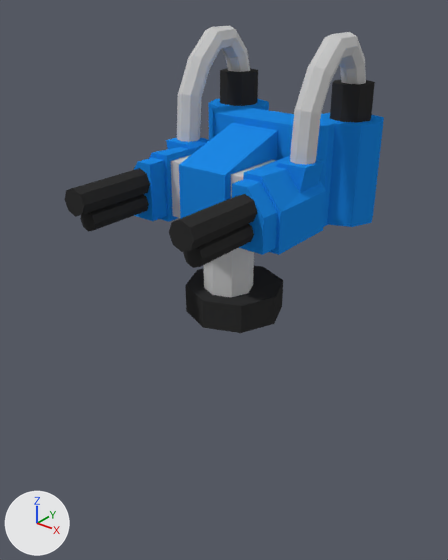
The Blender file Symbiosis/Assets/Models/Enemies_new/turret-blue.blend, before and after one commit.
Before and after are seen from a 50 mm lens placed at (1.74, -2.27, 1.55), pointed at (-0.01, -0.08, 0.19). Lighting does not change. The marker at lower left points along +X, +Y and +Z.

The first picture shows 'Base', 'Turret'.
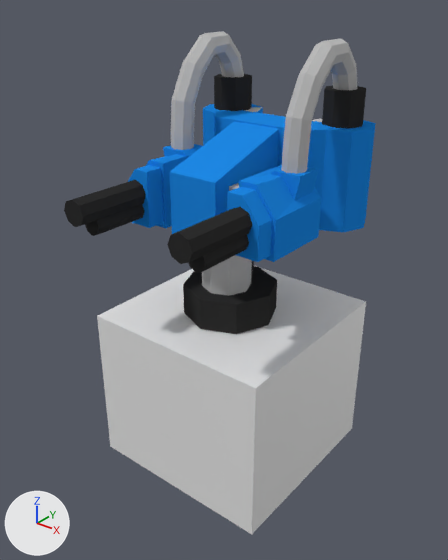
Where the newer file only moved an object's origin or applied its transform, the numbers keep the older frame.

What differs and where, as boxes (x1, y1, x2, y2) in the pictures (448 x 560 px):
'Plane', added
    after: (97, 266, 366, 534)
'Turret', deleted
    before: (65, 25, 384, 297)
'Cube.002', added
    after: (169, 31, 376, 234)
'Cube.003', added (blue)
    after: (128, 144, 321, 262)
'Base', mesh rescaled
    before: (185, 266, 283, 333)
    after: (183, 266, 277, 334)
'Cylinder.003', added (black)
    after: (167, 207, 252, 264)
'Cylinder.004', added (black)
    after: (64, 180, 146, 227)
'Cylinder', added
    after: (202, 255, 252, 296)
'Cylinder.006', added (black)
    after: (189, 235, 249, 273)
'Cylinder.005', added (black)
    after: (85, 204, 145, 236)

What changed in the scene script:
```text
Change me_cylinder_011:
    where me_cylinder_011.from_pydata(...)  # 16 vertices, 10 faces; spans x -0.252..0.252, y -0.252..0.252, z 0.0..0.15
    me_cylinder_011 part 1: the whole mesh is scaled about its middle by (0.95, 0.95, 1.08), then moved by (0.002, -0.038, 0.012)
Remove ob_turret:
    ob_turret = bpy.data.objects.new('Turret', me_cube)
Add ob_cylinder:
    ob_cylinder = bpy.data.objects.new('Cylinder', me_cylinder_009)  # an 8-sided cylinder along z spanning x -1.0..1.0, y -1.0..1.0, z -1.0..1.0; in mat_material_002 (grey #bdbdbd)
    ob_cylinder.location = (0.002, -0.069, 0.306)
    ob_cylinder.scale = (0.124, 0.124, 0.247)
Add ob_cube_003:
    ob_cube_003 = bpy.data.objects.new('Cube.003', me_cube_003)  # 48 vertices, 46 faces; spans x -2.25..-1.21, y -1.52..1.15, z -0.03..1.77; in mat_blue (blue #1e88e5); modifiers MIRROR
    ob_cube_003.location = (-0.006, -0.072, 0.474)
    ob_cube_003.scale = (0.182, 0.182, 0.182)
Add ob_cube_002:
    ob_cube_002 = bpy.data.objects.new('Cube.002', me_cube_002)  # 236 vertices, 216 faces; spans x -2.04..2.0, y -1.61..4.03, z -1.23..5.33; in mat_material_002 (grey #bdbdbd), mat_blue (blue #1e88e5), mat_material_003 (black #303030)
    ob_cube_002.location = (-0.003, -0.057, 0.603)
    ob_cube_002.scale = (0.243, 0.156, 0.133)
Add ob_cylinder_006:
    ob_cylinder_006 = bpy.data.objects.new('Cylinder.006', me_cylinder_008)  # an 8-sided cylinder along z spanning x -1.0..1.0, y -1.0..1.0, z -1.0..1.0; in mat_material_003 (black #303030)
    ob_cylinder_006.location = (0.294, -0.427, 0.571)
    ob_cylinder_006.rotation_euler = (1.571, 0.0, 0.0)  # degrees (90, 0, 0)
    ob_cylinder_006.scale = (0.0478, 0.0478, 0.199)
Add ob_cylinder_003:
    ob_cylinder_003 = bpy.data.objects.new('Cylinder.003', me_cylinder_005)  # an 8-sided cylinder along z spanning x -1.0..1.0, y -1.0..1.0, z -1.0..1.0; in mat_material_003 (black #303030)
    ob_cylinder_003.location = (0.294, -0.457, 0.654)
    ob_cylinder_003.rotation_euler = (1.571, 0.0, 0.0)  # degrees (90, 0, 0)
    ob_cylinder_003.scale = (0.0622, 0.0622, 0.259)
Add ob_cylinder_005:
    ob_cylinder_005 = bpy.data.objects.new('Cylinder.005', me_cylinder_007)  # an 8-sided cylinder along z spanning x -1.0..1.0, y -1.0..1.0, z -1.0..1.0; in mat_material_003 (black #303030)
    ob_cylinder_005.location = (-0.314, -0.427, 0.572)
    ob_cylinder_005.rotation_euler = (1.571, 0.0, 0.0)  # degrees (90, 0, 0)
    ob_cylinder_005.scale = (0.0478, 0.0478, 0.199)
Add ob_cylinder_004:
    ob_cylinder_004 = bpy.data.objects.new('Cylinder.004', me_cylinder_006)  # an 8-sided cylinder along z spanning x -1.0..1.0, y -1.0..1.0, z -1.0..1.0; in mat_material_003 (black #303030)
    ob_cylinder_004.location = (-0.314, -0.457, 0.654)
    ob_cylinder_004.rotation_euler = (1.571, 0.0, 0.0)  # degrees (90, 0, 0)
    ob_cylinder_004.scale = (0.0622, 0.0622, 0.259)
Add ob_plane:
    ob_plane = bpy.data.objects.new('Plane', me_plane)  # a box spanning x -1.0..1.0, y -1.0..1.0, z -0.85..0.0
    ob_plane.location = (0.0, 0.0, 0.0)
    ob_plane.scale = (0.5, 0.5, 1.0)
```
